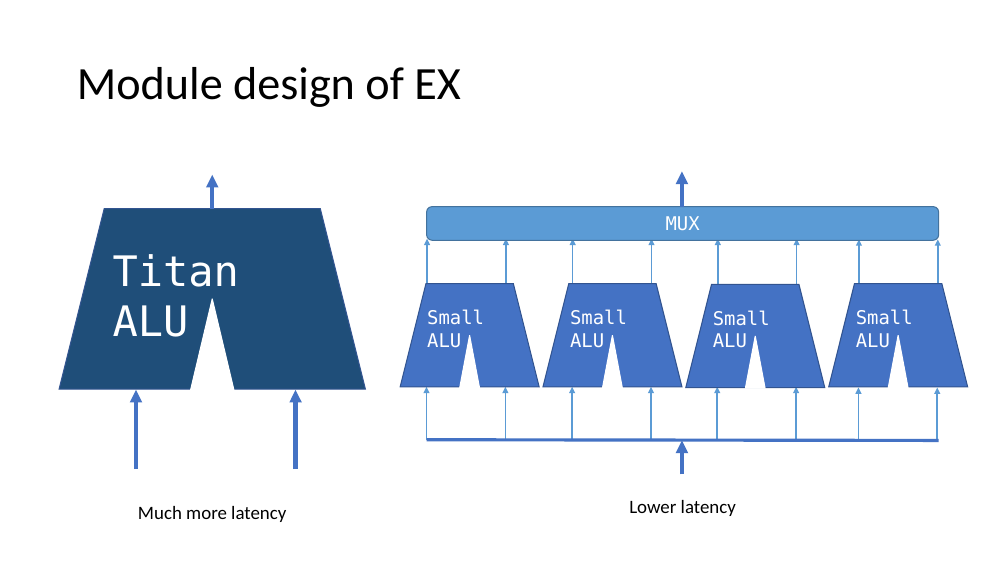
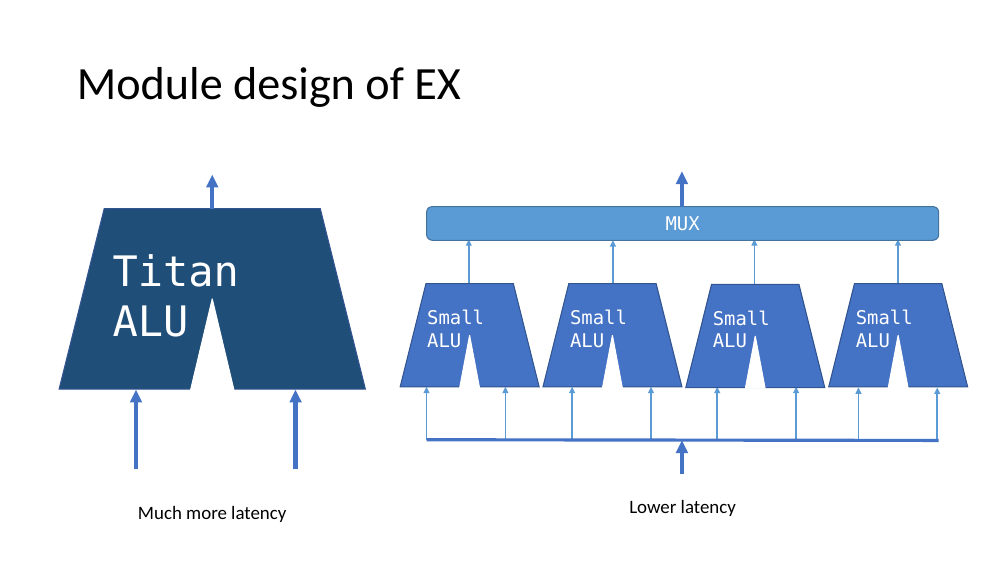
Before and after one commit to fstqwq/PipyV, a slide deck: slide 12 of arch_pre.pptx. Drawn at 1008x567 pixels with LibreOffice and Linux fonts; fonts in the diff are those of the drawing. Boxes give left, top, right and bottom in pixels: in the first picture for what was removed or moved away, otherwise in the second. Text is boxed around its words. In the diff, an @@ line names an element or a change of style, - is before the commit and + after.

Commit message:
upd ppt

```diff
--- a/arch_pre.pptx
+++ b/arch_pre.pptx
@@ arrow removed from (427, 292) to (427, 239) @@
@@ arrow removed from (573, 292) to (573, 239) @@
@@ arrow removed from (797, 292) to (797, 239) @@
@@ arrow moved from (506, 292) - (506, 239) to (469, 293) - (469, 240) @@
@@ arrow moved from (652, 292) - (652, 239) to (613, 293) - (613, 240) @@
@@ arrow moved from (718, 292) - (718, 239) to (755, 293) - (755, 240) @@
@@ arrow moved from (859, 293) - (859, 240) to (898, 293) - (898, 240) @@
@@ arrow removed from (938, 293) to (938, 240) @@
```
